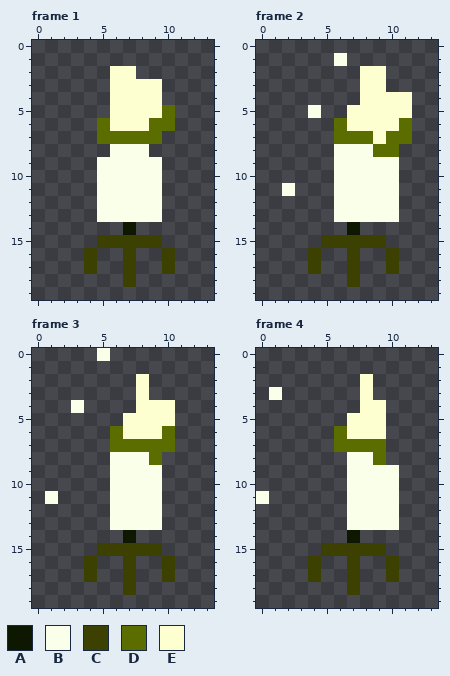
One commit to this pixel-art file: punchbag.ase. The picture above was drawn from the file before the commit.
14x20 pixels, 5 frames. Shown: frame 1, frame 2, frame 3, frame 4. The commit also changed other frames, which this record leaves out.
Palette (. is transparent): A #0e1700  B #f9ffe8  C #3c4000  D #5c6d00  E #fdffd1
The result:
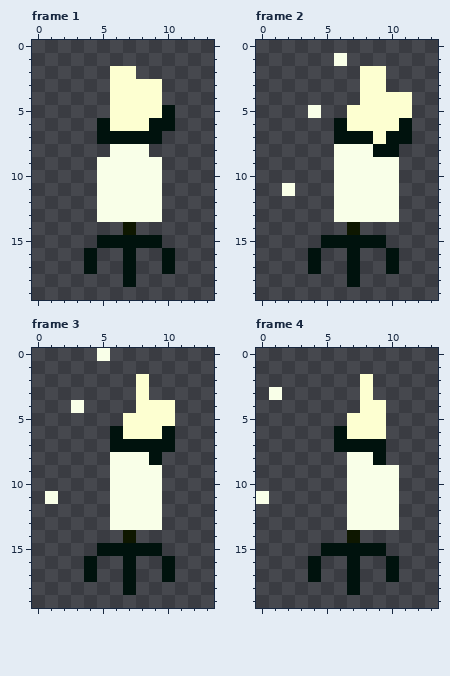
What changed:
@@ palette @@
-C #3c4000
+C #00120d
--- frame 1, layer "bag"
@@ x 0..13 @@
  4 ......EEEE....
- 5 ......EEEED...
- 6 .....DEEEDD...
- 7 .....DDDDD....
+ 5 ......EEEEC...
+ 6 .....CEEECC...
+ 7 .....CCCCC....
  8 ......BBB.....
--- frame 2, layer "bag"
@@ x 0..13 @@
  5 ....B..EEEEE..
- 6 ......DEEEED..
- 7 ......DDDEDD..
- 8 ......BBBDD...
+ 6 ......CEEEEC..
+ 7 ......CCCECC..
+ 8 ......BBBCC...
  9 ......BBBBB...
--- frame 3, layer "bag"
@@ x 4..12 @@
  5 ...EEEE..
- 6 ..DEEED..
- 7 ..DDDDD..
- 8 ..BBBD...
+ 6 ..CEEEC..
+ 7 ..CCCCC..
+ 8 ..BBBC...
  9 ..BBBB...
--- frame 4, layer "bag"
@@ x 4..11 @@
  5 ...EEE..
- 6 ..DEEE..
- 7 ..DDDD..
- 8 ...BBD..
+ 6 ..CEEE..
+ 7 ..CCCC..
+ 8 ...BBC..
  9 ...BBBB.
